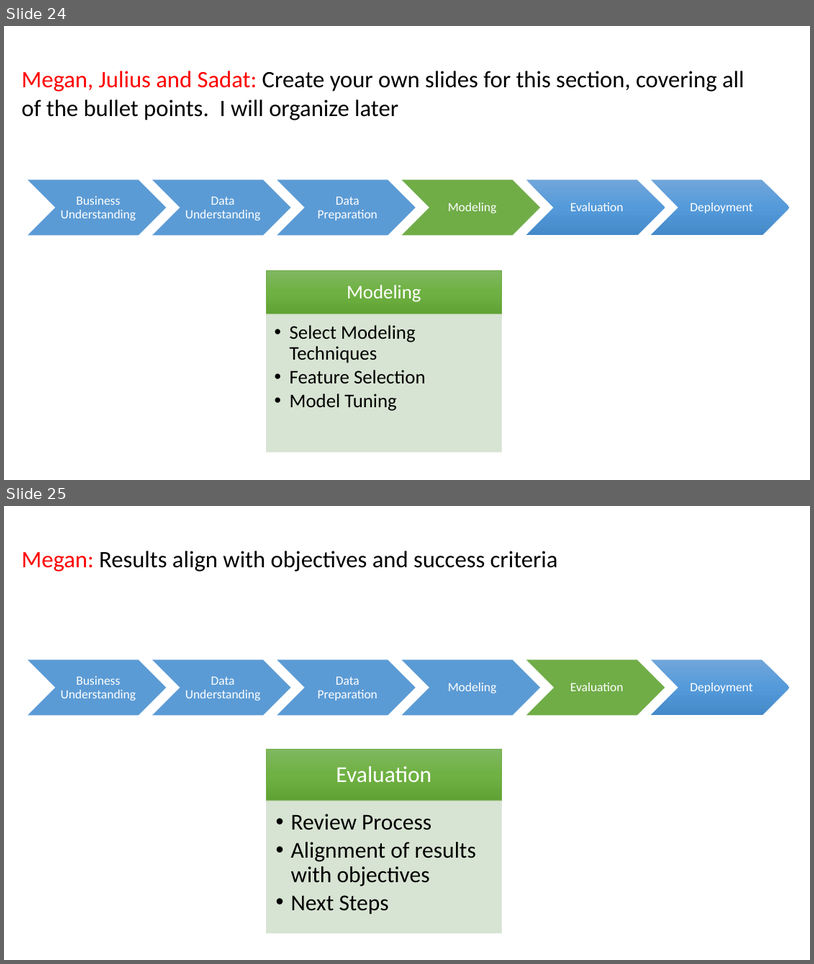
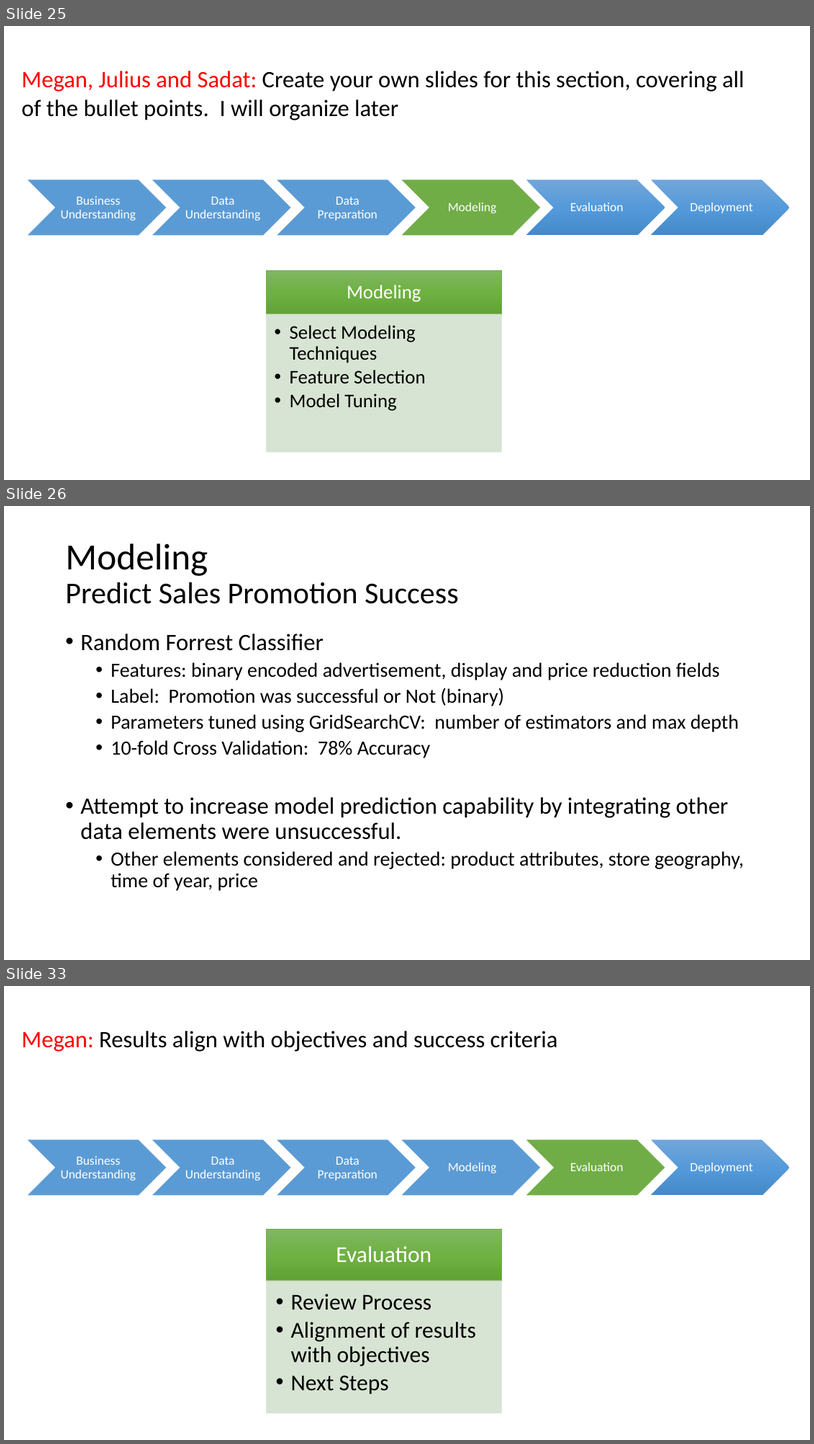
Before and after one commit to mGalarnyk/Machine_Learning_Froyo, a slide deck: Current_Powerpoint/Froyo_v2.pptx. Shown one above the other, each under a label of ours: slides 24 and 25 before the commit, slides 25, 26 and 33 after it; the slides between them are not shown. The pictures are 814x964 and 814x1444 pixels, drawn with LibreOffice and Linux fonts; fonts in the diff are those of the drawing. Boxes give left, top, right and bottom in pixels: in the first picture for what was removed or moved away, otherwise in the second. Text is boxed around its words. In the diff, an @@ line names an element or a change of style, - is before the commit and + after.

```diff
--- a/Current_Powerpoint/Froyo_v2.pptx
+++ b/Current_Powerpoint/Froyo_v2.pptx
@@ slide 26 added at (x1=4, y1=506, x2=810, y2=960), background #FFFFFF @@
@@ title added at (x1=65, y1=543, x2=458, y2=604), 36 pt, text #000000 @@
+Modeling
+Predict Sales Promotion Success
@@ text added at (x1=80, y1=633, x2=744, y2=890), 24 pt, text #000000 @@
+• Random Forrest Classifier
+  • Features: binary encoded advertisement, display and price reduction fields
+  • Label: Promotion was successful or Not (binary)
+  • Parameters tuned using GridSearchCV: number of estimators and max depth
+  • 10-fold Cross Validation: 78% Accuracy
+• Attempt to increase model prediction capability by integrating other data elements were unsuccessful.
+  • Other elements considered and rejected: product attributes, store geography, time of year, price
@@ what was slide 24 is now slide 25 @@
@@ what was slide 25 is now slide 33 @@
```
Also in this commit, not shown: 7 other slides added, 1 other file.
